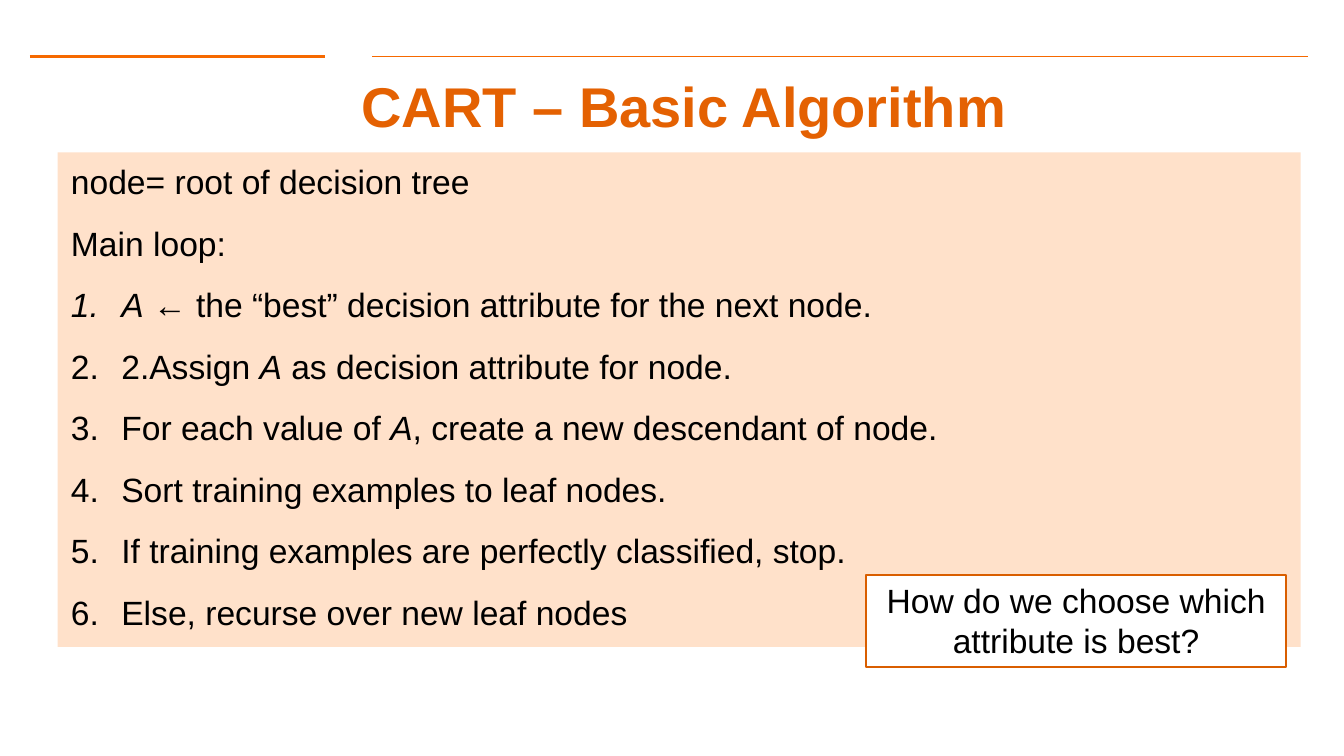
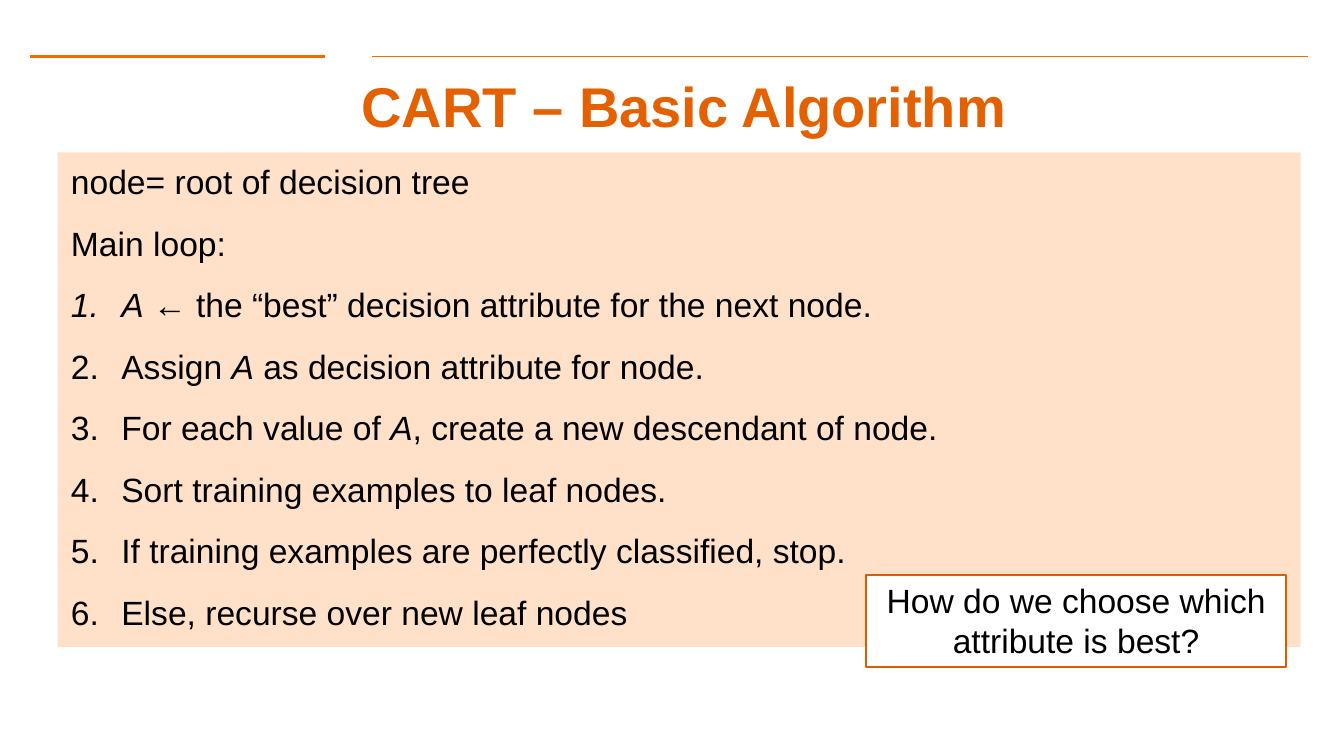
Before and after one commit to gk5951/RIT-DSCI-633-FDS, a slide deck: slide 24 of Syllabus/Lecture06/Lec06.pptx. Drawn at 1344x756 pixels with LibreOffice and Linux fonts; fonts in the diff are those of the drawing; background and template pictures are left out. Boxes give left, top, right and bottom in pixels: in the first picture for what was removed or moved away, otherwise in the second. Text is boxed around its words. In the diff, an @@ line names an element or a change of style, - is before the commit and + after.

Commit message:
Updated Slides

```diff
--- a/Syllabus/Lecture06/Lec06.pptx
+++ b/Syllabus/Lecture06/Lec06.pptx
@@ text in rectangle at (121,354,704,386): text changed @@
-2. 2.Assign A as decision attribute for node.
+2. Assign A as decision attribute for node.
```
Also in this commit, not shown: 1 other file.
